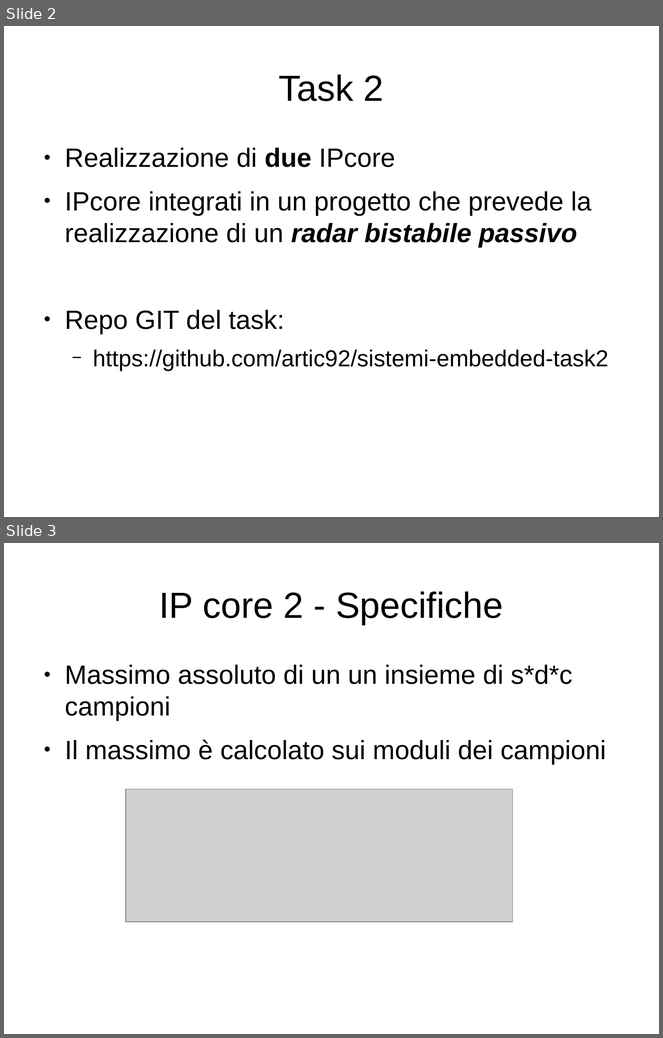
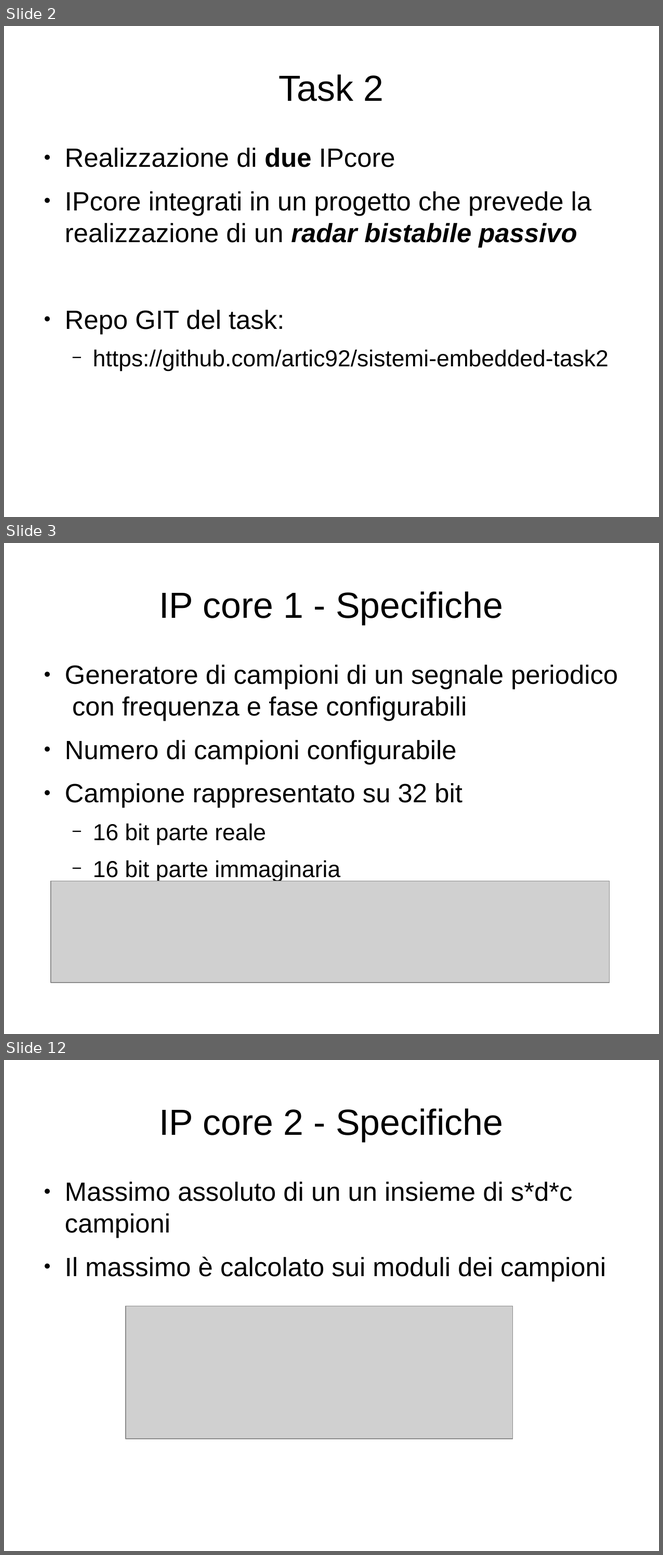
Before and after one commit to artic92/sistemi-embedded-task2, a slide deck: doc/presentazione.odp. Shown one above the other, each under a label of ours: slides 2 and 3 before the commit, slides 2, 3 and 12 after it; the slides between them are not shown. The pictures are 663x1038 and 663x1555 pixels, drawn with LibreOffice and Linux fonts; fonts in the diff are those of the drawing; grey boxes stand for pictures. Boxes give left, top, right and bottom in pixels: in the first picture for what was removed or moved away, otherwise in the second. Text is boxed around its words. In the diff, an @@ line names an element or a change of style, - is before the commit and + after.

Commit message:
Aggiunta doc esterna dell'ip_core1 con relative slide

```diff
--- a/doc/presentazione.odp
+++ b/doc/presentazione.odp
@@ slide 3 added at [4, 543, 659, 1034], background #FFFFFF @@
@@ title added at [159, 591, 503, 625], 44 pt, text #000000 @@
+IP core 1 - Specifiche
@@ text added at [65, 665, 618, 883], 32 pt, text #000000 @@
+● Generatore di campioni di un segnale periodico con frequenza e fase configurabili
+● Numero di campioni configurabile
+● Campione rappresentato su 32 bit
+  − 16 bit parte reale
+  − 16 bit parte immaginaria
@@ picture added at [51, 882, 610, 983] @@
@@ what was slide 3 is now slide 12 @@
```
Also in this commit, not shown: 1 slide changed, 8 other slides added, 4 other files.
